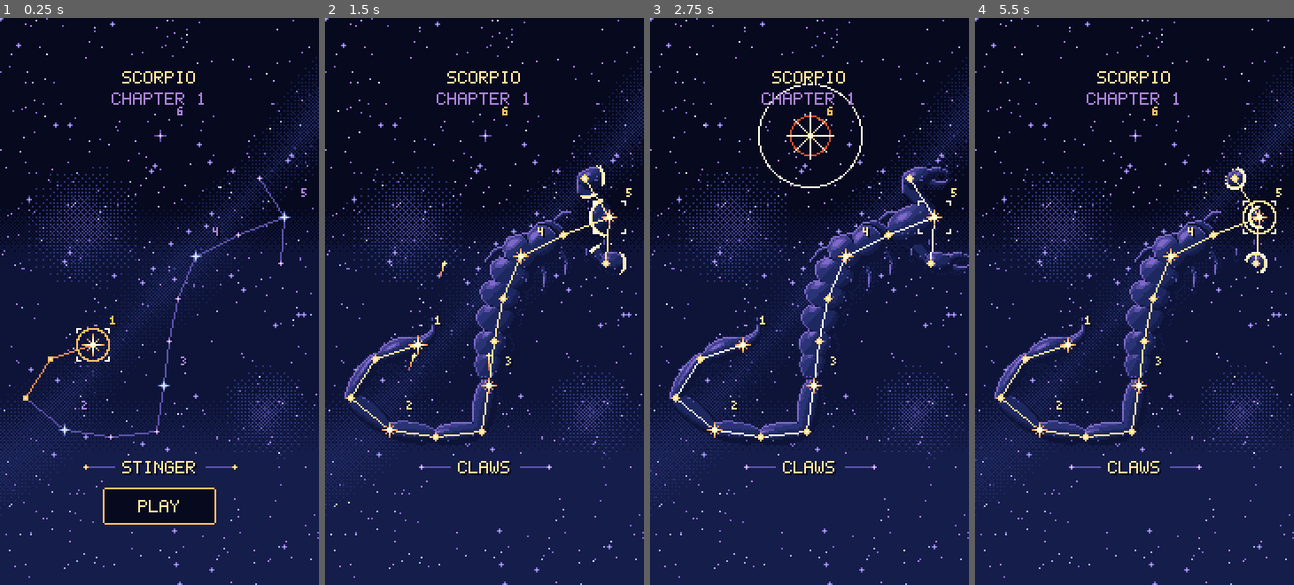
Above: before the commit, frames 1-4 (left to right).
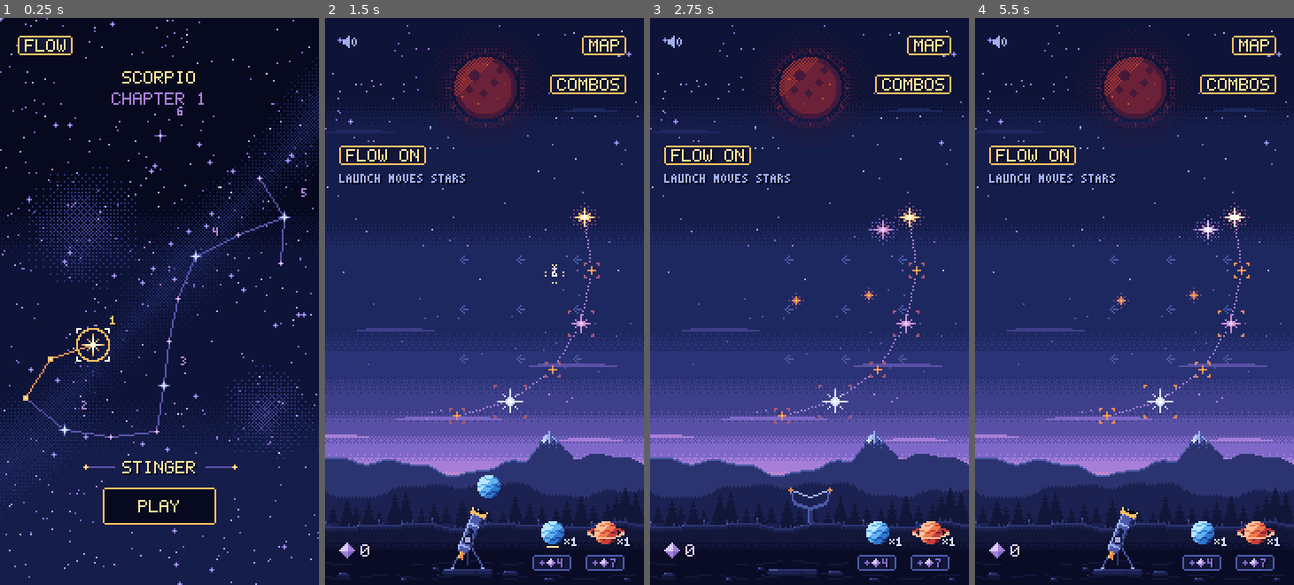
Above: after the commit, the same moments.

Repository: mrafael1/DustInSpace
Game: Godot game, scene res://game/scenes/app.tscn
Same seed, same stepped clock (60 frames per second), same inputs: the game is played once before the commit and once after it.
Inputs (mouse positions are in pixels of both pictures, inside the frame that each line leads up to):
- Up to frame 1 (0.25 s): no input
- Up to frame 2 (1.5 s): tap Enter at 0.5 s; move the mouse to (554, 273) at 0.52 s; tap C at 0.6 s; click (554, 273) at 0.67 s; tap U at 0.8 s; drag from (420, 329) to (468, 414) at 1.27 s
- Up to frame 3 (2.75 s): move the mouse to (841, 176) at 2.02 s; tap T at 2.1 s; click (841, 176) at 2.17 s; tap C at 2.3 s
- Up to frame 4 (5.5 s): drag from (1118, 414) to (1038, 216) at 2.77 s; move the mouse to (1230, 386) at 3.52 s; tap U at 3.6, 5.3 s; click (1230, 386) at 3.67 s; tap T at 3.8 s; drag from (1038, 216) to (1086, 159) at 4.27 s; move the mouse to (1150, 301) at 5.02 s; hold Shift from 5.03 s (still down); click (1150, 301) at 5.17 s

The runs differ from the first frame. In frame 1, 0.5% of the frame differs, in the area x 5-23%, y 3-7%; in frame 2, 83%; in frame 3, 82%; in frame 4, 83%, in the area x 0-100%, y 0-100%.

Commit message:
feat: add debug current trial previews and touch comparison

Diff:
--- a/game/scenes/app.gd
+++ b/game/scenes/app.gd
@@ -51,17 +51,26 @@
 	_chart.setup(chapter)
 	_chart.stage_chosen.connect(open_stage)
 	_chart.tutorial_requested.connect(replay_tutorial)
+	_chart.current_trial_requested.connect(open_current_trial)
 	_chart.show_tutorial_button(tutorial_done)
 	get_window().size_changed.connect(fit_screen)
 	fit_screen()
 	set_process_unhandled_key_input(OS.is_debug_build())
+	if OS.is_debug_build():
+		if "--currents" in OS.get_cmdline_user_args():
+			open_current_trial()
+		elif "--currents-off" in OS.get_cmdline_user_args():
+			open_current_trial(false)
 
 
 func _unhandled_key_input(event: InputEvent) -> void:
 	var key := event as InputEventKey
 	if key == null or not key.pressed or key.echo or _stage != null:
 		return
-	if key.keycode == KEY_U:
+	if key.keycode == KEY_C:
+		open_current_trial(not key.shift_pressed)
+		get_viewport().set_input_as_handled()
+	elif key.keycode == KEY_U:
 		debug_win_parts()
 		get_viewport().set_input_as_handled()
 	elif key.keycode == KEY_F:
@@ -110,6 +119,24 @@
 ## Plays the guided first run again: the Stinger, guided.
 func replay_tutorial() -> void:
 	open_stage(0, true)
+
+
+## No progress callbacks: experimental wins never count toward Scorpio.
+func open_current_trial(enabled: bool = true, seed_value: int = 0) -> void:
+	if not OS.is_debug_build() or _stage != null:
+		return
+	_end_preview()
+	_stage_point = -1
+	_won_point = -1
+	_unlocked = -1
+	_stage = MainScene.instantiate()
+	_stage.in_chapter = true
+	_stage.current_trial = true
+	_stage.current_enabled = enabled
+	_stage.seed_override = seed_value
+	_stage.map_requested.connect(back_to_chart)
+	_show_chart(false)
+	add_child(_stage)
 
 
 ## Opens stage `point` (only one that can be played); `guided` plays the guided first run on it (the
--- a/game/scenes/chapter_select.gd
+++ b/game/scenes/chapter_select.gd
@@ -39,6 +39,7 @@
 signal stage_chosen(stage: int)
 ## The player asked to play the guided first run again (the TUTORIAL button).
 signal tutorial_requested
+signal current_trial_requested
 
 ## How a string of the path shows: a cool guide, the way to the stage to play next, or travelled.
 enum Leg { GUIDE, NEXT, LIT }
@@ -168,6 +169,8 @@
 var _pressed_point: int = -1
 var _pressed_play: bool = false
 var _pressed_tutorial: bool = false
+var _pressed_flow: bool = false
+var _flow: MapButton
 ## The TUTORIAL plaque (hidden until the guided first run has been finished).
 var _tutorial: MapButton
 ## The final's unlock playing: seconds since it began (-1: none), and whether one waits for the
@@ -223,6 +226,11 @@
 	_tutorial.text = "TUTORIAL"
 	_tutorial.visible = false
 	add_child(_tutorial)
+	if OS.is_debug_build():
+		_flow = MapButtonScene.instantiate()
+		_flow.name = "CurrentTrialButton"
+		_flow.text = "FLOW"
+		add_child(_flow)
 	_place_tutorial()
 	_place_heading()
 	for stage: int in Chapter.stage_count():
@@ -624,6 +632,8 @@
 
 
 func _place_tutorial() -> void:
+	if _flow != null:
+		_flow.position = Vector2(_screen.position + Vector2i(TUTORIAL_INSET, TUTORIAL_INSET))
 	if _tutorial == null:
 		return
 	var width: int = _tutorial.plaque_size().x
@@ -636,6 +646,12 @@
 	if touch == null or touch.index != 0 or _chapter == null:
 		return false
 	var at := Vector2i(touch.position.floor())
+	if _flow != null and (_pressed_flow or (touch.pressed and _flow.target().has_point(at))):
+		_pressed_flow = touch.pressed
+		_flow.pressed = touch.pressed
+		if not touch.pressed and not touch.canceled and _flow.target().has_point(at) and not is_unlocking():
+			current_trial_requested.emit()
+		return true
 	if _tutorial.visible and (_pressed_tutorial or (touch.pressed and tutorial_target().has_point(at))):
 		return _press_tutorial(touch, at)
 	if touch.pressed:
--- a/game/scenes/constellation_view.gd
+++ b/game/scenes/constellation_view.gd
@@ -83,6 +83,11 @@
 var _hinted: Array[int] = []
 var _hint_time: float = 0.0
 var _tracing: bool = false
+var current_aiming: bool = false:
+	set(value):
+		if current_aiming != value:
+			current_aiming = value
+			queue_redraw()
 ## Which landmarks show lit: the run's as of setup, then each played landmark_lit.
 var _shown_lit: Array[bool] = []
 var _preview_strings: Array[int] = []
@@ -240,7 +245,7 @@
 
 ## Whether string `segment` shows thinned: a link is traced and it wouldn't form the string.
 func shows_thin(segment: int) -> bool:
-	return _tracing and not _preview_strings.has(segment)
+	return (_tracing or current_aiming) and not _preview_strings.has(segment)
 
 
 ## Whether unlit landmark `index` shows dimmed: a link is traced and it can't come next.
--- /dev/null
+++ b/game/scenes/current_view.gd
@@ -0,0 +1,54 @@
+class_name CurrentView
+extends Node2D
+## Cool flow cues behind stars. Destination brackets appear only while aiming;
+## random pack contents stay hidden. The core supplies every destination.
+
+var aiming: bool = false:
+	set(value):
+		if aiming != value:
+			aiming = value
+			queue_redraw()
+var _run: RunState
+var _sequencer: EventSequencer
+
+
+func setup(run: RunState, sequencer: EventSequencer) -> void:
+	_run = run
+	_sequencer = sequencer
+	queue_redraw()
+
+
+func _process(_delta: float) -> void:
+	# Core positions change instantly; hide the preview until their views catch up.
+	queue_redraw()
+
+
+func _draw() -> void:
+	var dots: Dictionary[Vector2i, Color] = pixels()
+	for point: Vector2i in dots:
+		draw_rect(Rect2(Vector2(point), Vector2.ONE), dots[point], true)
+
+
+func pixels() -> Dictionary[Vector2i, Color]:
+	var result: Dictionary[Vector2i, Color] = {}
+	if _run == null or _run.current == null or _run.is_over():
+		return result
+	var area: Rect2i = _run.current.region
+	for x: int in range(area.position.x, area.end.x, 8):
+		result[Vector2i(x, area.position.y)] = Palette.M3
+		result[Vector2i(x, area.end.y - 1)] = Palette.M3
+	for y: int in range(area.position.y + 12, area.end.y - 4, 28):
+		for x: int in range(area.position.x + 12, area.end.x - 4, 32):
+			for offset: Vector2i in [Vector2i(0, 0), Vector2i(1, -1), Vector2i(1, 1), Vector2i(2, -2), Vector2i(2, 2), Vector2i(2, 0), Vector2i(3, 0), Vector2i(4, 0)] as Array[Vector2i]:
+				result[Vector2i(x, y) + offset] = Palette.M4
+	if aiming and not _sequencer.is_busy():
+		var destinations: Dictionary[int, Vector2i] = _run.current_preview()
+		for star: Star in _run.stars:
+			var to: Vector2i = destinations[star.id]
+			if to == star.position:
+				continue
+			var radius: int = [4, 6, 8][star.size]
+			for side: int in [-1, 1]:
+				for dy: int in [-1, 0, 1]:
+					result[to + Vector2i(side * radius, dy)] = Palette.M5
+	return result
--- a/game/scenes/debug_keys.gd
+++ b/game/scenes/debug_keys.gd
@@ -8,6 +8,7 @@
 
 ## T was pressed (Main swaps the launchers).
 signal launcher_switch_requested
+signal current_switch_requested
 
 ## XOR'd into the run seed so debug targets get their own stream.
 const TARGET_SEED_SALT: int = 0xDEB6
@@ -35,6 +36,9 @@
 		get_viewport().set_input_as_handled()
 	elif key.keycode == KEY_T:
 		launcher_switch_requested.emit()
+		get_viewport().set_input_as_handled()
+	elif key.keycode == KEY_C and _run != null and _run.scorpio != null and _run.scorpio.map.id.begins_with("current_"):
+		current_switch_requested.emit()
 		get_viewport().set_input_as_handled()
 
 
--- a/game/scenes/main.gd
+++ b/game/scenes/main.gd
@@ -34,6 +34,9 @@
 ## The stage's Orion threat hasn't been met yet (App sets it): each run plays its guided encounter
 ## (#93) until it's done once.
 @export var encounter: bool = false
+## Debug-only Aquarius experiment, using Tail geometry with every Orion rule disabled.
+@export var current_trial: bool = false
+@export var current_enabled: bool = true
 
 var run: RunState
 ## Rows the screen shows above the game's 180x320 (fit_screen): the Sun rises by this much and
@@ -103,6 +106,8 @@
 	_hud.table_opened.connect(_pause_world.bind(true))
 	_hud.table_closed.connect(_pause_world.bind(false))
 	($DebugKeys as DebugKeys).launcher_switch_requested.connect(func() -> void: switch_launcher(not use_telescope))
+	($DebugKeys as DebugKeys).current_switch_requested.connect(switch_current)
+	($CurrentTrialControls as CurrentTrialControls).current_switch_requested.connect(switch_current)
 	_wire_playtest_log()
 	switch_launcher(use_telescope)
 	_wire_sound()
@@ -118,7 +123,9 @@
 		_report_balance_errors(balance.errors)
 		return false
 	_balance_errors.visible = false
-	run = RunState.new(balance, _new_rng(), ScreenZones.play_sky(_extra), StarMap.by_id(star_map))
+	var map: StarMap = StarMap.current_trial(current_enabled) if current_trial and OS.is_debug_build() else StarMap.by_id(star_map)
+	run = RunState.new(balance, _new_rng(), ScreenZones.play_sky(_extra), map)
+	($Sky/CurrentLayer as CurrentView).setup(run, _sequencer)
 	run.run_won.connect(stage_won.emit)
 	_sequencer.bind(run)
 	_playtest_log.guided = tutorial
@@ -143,6 +150,22 @@
 	return true
 
 
+func _process(_delta: float) -> void:
+	var aiming: bool = run != null and run.current != null and not _sequencer.is_busy() and (
+		_telescope.is_aiming() if use_telescope else _launcher.is_pulling())
+	($Sky/CurrentLayer as CurrentView).aiming = aiming
+	($Sky/ConstellationLayer as ConstellationView).current_aiming = aiming
+
+
+## C restarts the trial with the same seed and the other setting.
+func switch_current() -> void:
+	if not OS.is_debug_build() or not current_trial or _sequencer.is_busy() or not _paused.is_empty():
+		return
+	seed_override = run.run_seed
+	current_enabled = not current_enabled
+	restart()
+
+
 ## Fills the window and places the game's 180x320 screen in it (a phone that isn't 9:16 shows
 ## more; see ScreenZones): the camera moves the world, the UI layers follow it, and the Backdrop
 ## fills the rest.
@@ -154,12 +177,13 @@
 	var visible: Vector2 = get_viewport().get_visible_rect().size
 	var offset: Vector2i = ScreenZones.game_offset(visible)
 	($BigBang/Shake as Camera2D).position = Vector2(-offset)
-	for layer: CanvasLayer in [$HUD, $Payouts, $EndScreen, $DebugLayer, $BigBang/Front] as Array[CanvasLayer]:
+	for layer: CanvasLayer in [$HUD, $Payouts, $EndScreen, $DebugLayer, $BigBang/Front, $CurrentTrialControls] as Array[CanvasLayer]:
 		layer.offset = Vector2(offset)
 	_sound_toggle.screen_offset = offset
 	_backdrop.fit(offset, Vector2i(visible))
 	# The UI anchors to the real screen's edges, not the game's 180x320 (the Sun's counter aside).
 	var screen := Rect2i(-offset, Vector2i(visible))
+	($CurrentTrialControls as CurrentTrialControls).fit_screen(screen)
 	_hud.fit_screen(screen)
 	_payouts.fit_screen(screen)
 	_sound_toggle.target = _hud.sound_target()
--- a/game/scenes/main.tscn
+++ b/game/scenes/main.tscn
@@ -19,6 +19,7 @@
 [ext_resource type="Script" path="res://game/ui/payout_popups.gd" id="22_payouts"]
 [ext_resource type="Script" path="res://game/scenes/idle_hint.gd" id="23_idle_hint"]
 [ext_resource type="Script" path="res://game/scenes/playtest_log.gd" id="24_playtest_log"]
+[ext_resource type="Script" path="res://game/ui/current_trial_controls.gd" id="25_current_controls"]
 
 [node name="Main" type="Node2D"]
 script = ExtResource("1_main")
@@ -78,6 +79,10 @@
 theme_override_font_sizes/font_size = 8
 autowrap_mode = 3
 
+[node name="CurrentTrialControls" type="CanvasLayer" parent="."]
+layer = 99
+script = ExtResource("25_current_controls")
+
 [node name="EventSequencer" type="Node" parent="."]
 script = ExtResource("2_sequencer")
 
--- a/game/scenes/sky.gd
+++ b/game/scenes/sky.gd
@@ -205,6 +205,11 @@
 	match event.type:
 		&"pack_burst":
 			_burst(event.args[1], event.args[2])
+		&"stars_shifted":
+			for move: StarCurrent.Move in event.args[0]:
+				if _views.has(move.star_id):
+					_views[move.star_id].drift_to(move.to)
+			_sequencer.hold(StarView.DRIFT_TIME)
 		&"combo_collected":
 			_link_layer.flash_collected(_positions(event.args[1]))
 			_dissolve(event.args[1])
@@ -454,7 +459,9 @@
 	for i: int in stars.size():
 		_spawn(stars[i]).fly_from(burst, i * BURST_STAGGER)
 	# Input returns once the last star is past its overshoot; the settle keeps playing after.
-	_sequencer.hold(BURST_STAGGER * maxi(stars.size() - 1, 0) + StarView.SETTLE_TIME * StarView.OVERSHOOT_PEAK)
+	# A current starts from the settled positions shown in its preview.
+	var flight: float = StarView.SETTLE_TIME if _run.current != null else StarView.SETTLE_TIME * StarView.OVERSHOOT_PEAK
+	_sequencer.hold(BURST_STAGGER * maxi(stars.size() - 1, 0) + flight)
 
 
 ## The Big Bang's stars: decoys fly out like a normal burst, then at the freeze every star,
--- a/game/scenes/sky.tscn
+++ b/game/scenes/sky.tscn
@@ -1,9 +1,10 @@
-[gd_scene load_steps=5 format=3]
+[gd_scene load_steps=6 format=3]
 
 [ext_resource type="Script" path="res://game/scenes/sky.gd" id="1_sky"]
 [ext_resource type="Script" path="res://game/scenes/constellation_view.gd" id="9_constellation"]
 [ext_resource type="Script" path="res://game/scenes/link_layer.gd" id="2_link_layer"]
 [ext_resource type="Script" path="res://game/scenes/orion_view.gd" id="3_orion"]
+[ext_resource type="Script" path="res://game/scenes/current_view.gd" id="4_current"]
 
 [node name="Sky" type="Node2D"]
 script = ExtResource("1_sky")
@@ -12,6 +13,9 @@
 script = ExtResource("9_constellation")
 
 [node name="FigureLayer" type="Node2D" parent="."]
+
+[node name="CurrentLayer" type="Node2D" parent="."]
+script = ExtResource("4_current")
 
 [node name="HaloLayer" type="Node2D" parent="."]
 
--- a/game/scenes/star_view.gd
+++ b/game/scenes/star_view.gd
@@ -14,7 +14,9 @@
 ## The halo appeared, changed or disappeared; whoever paints halos should redraw.
 signal halo_changed(view: StarView)
 
-enum State { SETTLING, IDLE, DISSOLVING, COLLAPSING }
+enum State { SETTLING, IDLE, DISSOLVING, COLLAPSING, DRIFTING }
+
+const DRIFT_TIME: float = 0.3
 
 ## Burst timing from the game-feel skill: stars scatter with an ease-out-back.
 const SETTLE_TIME: float = 0.65
@@ -121,7 +123,7 @@
 	match state:
 		State.SETTLING:
 			_draw_settling()
-		State.IDLE:
+		State.IDLE, State.DRIFTING:
 			_draw_idle()
 		State.DISSOLVING:
 			_draw_dissolve()
@@ -147,6 +149,13 @@
 	_time = -delay
 	position = Vector2(flight_point(_from, _to, 0.0, _bounds))
 	visible = delay <= 0.0
+
+
+## A current moves the intact star, in whole-pixel steps, without another burst.
+func drift_to(destination: Vector2i) -> void:
+	_from = Vector2i(position)
+	_to = destination
+	_enter(State.DRIFTING)
 
 
 ## Flares, then vanishes and frees itself.
@@ -213,6 +222,13 @@
 	_time += delta
 	_hint_time += delta
 	match state:
+		State.DRIFTING:
+			var k: float = minf(_time / DRIFT_TIME, 1.0)
+			position = Vector2(Vector2i(Vector2(_from).lerp(Vector2(_to), k * k * (3.0 - 2.0 * k)).round()))
+			_refresh()
+			if k >= 1.0:
+				_enter(State.IDLE)
+				settled.emit(self)
 		State.SETTLING:
 			_advance_flight()
 		State.DISSOLVING:
@@ -235,7 +251,7 @@
 ## 20% further out (HALO_COLOURS).
 func halo_dots() -> Dictionary[Vector2i, Color]:
 	var dots: Dictionary[Vector2i, Color] = {}
-	var shows_halo: bool = state == State.IDLE or (state == State.DISSOLVING and _dissolve_frame() == 0)
+	var shows_halo: bool = state == State.IDLE or state == State.DRIFTING or (state == State.DISSOLVING and _dissolve_frame() == 0)
 	if not shows_halo or (dimmed and state == State.IDLE):
 		return dots
 	var center := Vector2i(position)
--- /dev/null
+++ b/game/ui/current_trial_controls.gd
@@ -0,0 +1,60 @@
+class_name CurrentTrialControls
+extends CanvasLayer
+## Debug comparison control, ahead of the launchers' input. Main owns the restart.
+
+signal current_switch_requested
+
+const ButtonScene := preload("res://game/ui/map_button.tscn")
+var _button: MapButton
+var _caption: Label
+var _pressed: bool = false
+
+
+func _ready() -> void:
+	_button = ButtonScene.instantiate()
+	_button.position = Vector2(8, 72)
+	add_child(_button)
+	_caption = Label.new()
+	_caption.mouse_filter = Control.MOUSE_FILTER_IGNORE
+	_caption.label_settings = HudText.secondary(Palette.M5)
+	_caption.position = Vector2(8, 88)
+	add_child(_caption)
+	visible = false
+	set_process_input(OS.is_debug_build())
+
+
+func setup(run: RunState, _sequencer: EventSequencer) -> void:
+	visible = OS.is_debug_build() and run.scorpio != null and run.scorpio.map.id.begins_with("current_")
+	_pressed = false
+	_button.pressed = false
+	_button.text = "FLOW ON" if run.current != null else "FLOW OFF"
+	_caption.text = "LAUNCH MOVES STARS" if run.current != null else "STARS STAY STILL"
+
+
+func fit_screen(screen: Rect2i) -> void:
+	_button.position = Vector2(screen.position + Vector2i(8, 72))
+	_caption.position = Vector2(screen.position + Vector2i(8, 88))
+
+
+func _input(event: InputEvent) -> void:
+	if visible and handle_pointer(ScreenZones.to_game(event, Vector2i(offset))):
+		get_viewport().set_input_as_handled()
+
+
+func handle_pointer(event: InputEvent) -> bool:
+	if not visible:
+		return false
+	var touch := event as InputEventScreenTouch
+	if touch == null or touch.index != 0:
+		return false
+	var on_target: bool = _button.target().has_point(Vector2i(touch.position.floor()))
+	if touch.pressed:
+		_pressed = on_target
+		_button.pressed = _pressed
+		return _pressed
+	var used: bool = _pressed
+	_pressed = false
+	_button.pressed = false
+	if used and on_target and not touch.canceled:
+		current_switch_requested.emit()
+	return used
--- /dev/null
+++ b/tests/test_current_trial.gd
@@ -0,0 +1,170 @@
+extends GutTest
+
+const MainScene := preload("res://game/scenes/main.tscn")
+const AppScene := preload("res://game/scenes/app.tscn")
+const STORE := "user://test_current_trial_progress.json"
+
+
+func after_each() -> void:
+	if FileAccess.file_exists(STORE):
+		DirAccess.remove_absolute(ProjectSettings.globalize_path(STORE))
+
+
+func _main() -> Main:
+	var main: Main = MainScene.instantiate()
+	main.current_trial = true
+	main.seed_override = 7
+	add_child_autofree(main)
+	return main
+
+
+func test_trial_switch_replays_same_seed_without_orion() -> void:
+	var main: Main = _main()
+	assert_not_null(main.run.current)
+	main.switch_current()
+	assert_null(main.run.current)
+	assert_null(main.run.orion)
+	assert_eq(main.run.run_seed, 7)
+	main.switch_current()
+	assert_not_null(main.run.current)
+	assert_eq(main.run.run_seed, 7)
+
+
+func test_normal_run_cannot_switch_into_a_trial() -> void:
+	var main: Main = MainScene.instantiate()
+	add_child_autofree(main)
+	var run: RunState = main.run
+	main.switch_current()
+	assert_eq(main.run, run)
+	assert_null(main.run.current)
+
+
+func test_trial_win_cannot_save_scorpio_or_tutorial_progress() -> void:
+	var app: App = AppScene.instantiate()
+	app.progress_path = STORE
+	add_child_autofree(app)
+	var before: Dictionary = app.chapter.to_save().duplicate(true)
+	app.open_current_trial(true, 7)
+	assert_not_null(app.stage())
+	assert_false(app.stage().tutorial)
+	assert_false(app.stage().encounter)
+	app.stage().run.run_won.emit()
+	assert_eq(app.chapter.to_save(), before)
+	assert_false(FileAccess.file_exists(STORE), "trial has no persistence callbacks")
+	app.back_to_chart()
+	assert_null(app.stage())
+	assert_eq(app.chapter.to_save(), before)
+	await wait_process_frames(2)
+
+
+func test_busy_trial_cannot_be_restarted_by_c() -> void:
+	var main: Main = _main()
+	var run: RunState = main.run
+	(main.get_node("EventSequencer") as EventSequencer).hold(1.0)
+	# hold only extends an active sequence, so launch supplies that sequence.
+	assert_true(main.run.launch(Vector2i(110, 158)))
+	main.switch_current()
+	assert_eq(main.run, run)
+
+
+func test_table_pause_blocks_current_switch() -> void:
+	var main: Main = _main()
+	var run: RunState = main.run
+	(main.get_node("HUD") as Hud).table_opened.emit()
+	main.switch_current()
+	assert_eq(main.run, run)
+	(main.get_node("HUD") as Hud).table_closed.emit()
+
+
+func test_mobile_control_switches_flow_without_launching_and_cancel_uses_nothing() -> void:
+	var main: Main = _main()
+	var controls: CurrentTrialControls = main.get_node("CurrentTrialControls")
+	var packs: int = main.run.total_packs()
+	var press := InputEventScreenTouch.new()
+	press.position = Vector2(16, 77)
+	press.pressed = true
+	assert_true(controls.handle_pointer(press))
+	var release := InputEventScreenTouch.new()
+	release.position = press.position
+	release.canceled = true
+	assert_true(controls.handle_pointer(release))
+	assert_not_null(main.run.current)
+	assert_eq(main.run.total_packs(), packs)
+	controls.handle_pointer(press)
+	release.canceled = false
+	controls.handle_pointer(release)
+	assert_null(main.run.current)
+	assert_eq(main.run.total_packs(), packs)
+
+
+func test_chart_flow_button_opens_trial_without_starting_a_campaign_stage() -> void:
+	var app: App = AppScene.instantiate()
+	app.progress_path = STORE
+	add_child_autofree(app)
+	var chart: ChapterSelect = app.get_node("ChapterSelect")
+	var button: MapButton = chart.get_node("CurrentTrialButton")
+	var press := InputEventScreenTouch.new()
+	press.position = Vector2(button.target().get_center())
+	press.pressed = true
+	assert_true(chart.handle_pointer(press))
+	var release := InputEventScreenTouch.new()
+	release.position = press.position
+	assert_true(chart.handle_pointer(release))
+	assert_true(app.stage().current_trial)
+	assert_false(app.stage().tutorial)
+	assert_false(FileAccess.file_exists(STORE))
+	app.back_to_chart()
+	await wait_process_frames(2)
+
+
+func test_trial_controls_stay_above_the_map_on_tall_screens() -> void:
+	var main: Main = _main()
+	var controls: CurrentTrialControls = main.get_node("CurrentTrialControls")
+	controls.fit_screen(Rect2i(0, -70, 180, 390))
+	assert_eq((controls.get_child(0) as MapButton).position, Vector2(8, 2))
+
+
+func test_drifts_keep_pixel_positions_and_finish_at_core_destination() -> void:
+	var view := StarView.new()
+	add_child_autofree(view)
+	view.setup(Star.new(1, Star.Size.BIG, Vector2i(118, 132)), Scorpio.HOME_SKY)
+	view.drift_to(Vector2i(94, 132))
+	for step: int in 10:
+		view.advance(StarView.DRIFT_TIME / 10.0 + 0.0001)
+		assert_eq(view.position, view.position.round())
+	assert_eq(view.position, Vector2(94, 132))
+	assert_eq(view.state, StarView.State.IDLE)
+
+
+func test_preview_brackets_only_appear_while_aiming_and_use_palette_colours() -> void:
+	var main: Main = _main()
+	var star: Star = main.run.add_star(Star.Size.SMALL, Vector2i(118, 132))
+	var view: CurrentView = main.get_node("Sky/CurrentLayer")
+	view.aiming = false
+	var idle: Dictionary[Vector2i, Color] = view.pixels()
+	view.aiming = true
+	var aim: Dictionary[Vector2i, Color] = view.pixels()
+	var to: Vector2i = main.run.current_preview()[star.id]
+	assert_true(aim.has(to + Vector2i(4, 0)), "brackets surround the actual destination")
+	assert_false(idle.has(to + Vector2i(4, 0)))
+	for colour: Color in aim.values():
+		assert_has([Palette.M3, Palette.M4, Palette.M5], colour)
+
+
+func test_shift_event_moves_views_after_burst_and_holds_input() -> void:
+	var main: Main = _main()
+	var star: Star = main.run.add_star(Star.Size.SMALL, Vector2i(118, 132))
+	var sky: SkyView = main.get_node("Sky")
+	var sequencer: EventSequencer = main.get_node("EventSequencer")
+	sky.setup(main.run, sequencer)
+	assert_true(main.run.launch(Vector2i(30, 100)))
+	var view: StarView = sky.star_view(star.id)
+	assert_eq(view.position, Vector2(118, 132), "core moves instantly; view waits for its event")
+	for tick: int in 200:
+		sequencer.advance(0.03)
+		for child: Node in sky.get_node("StarLayer").get_children():
+			(child as StarView).advance(0.03)
+		if not sequencer.is_busy():
+			break
+	assert_false(sequencer.is_busy())
+	assert_eq(Vector2i(view.position), star.position)
Not shown, added: game/scenes/current_view.gd.uid
Not shown: 1 places in game/scenes/main.tscn that only renumber resources
Not shown, added: game/ui/current_trial_controls.gd.uid
Not shown, added: tests/test_current_trial.gd.uid
